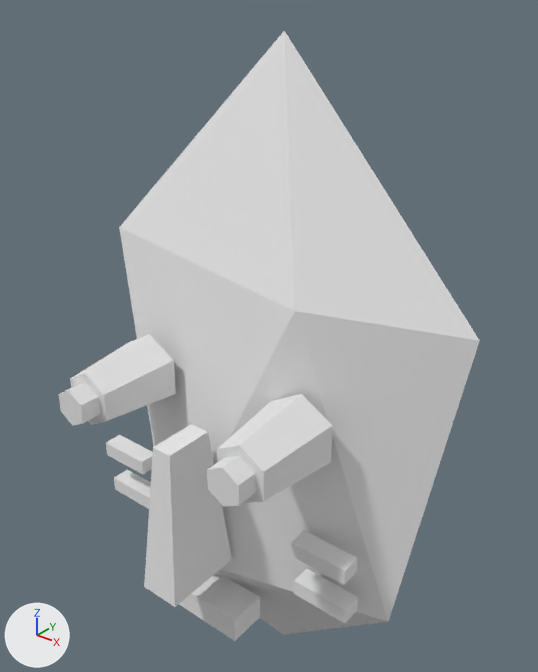
Renders of the glTF model public/models/furniture/decor/wall-mask/wall-mask-00.glb from each side of a commit.
One viewpoint serves both versions: a 50 mm lens placed at (0.202, -0.222, 0.379), pointed at (0.002, 0.029, 0.223). The lights are fixed; the arrows at lower left show +X, +Y and +Z. The older version comes first. Where no turn or scale is listed for an object, it has been applied to the vertices. Vertices at exactly the same position are counted once.

Names of what the first picture shows: 'wall_mask_00'.
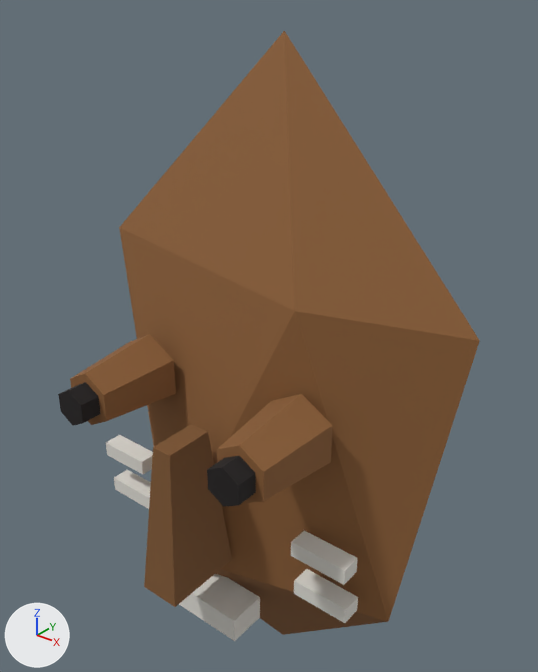
The change, as a list of edits to the scene's bpy script:
```text
Change mat_lowpolykit:
    add n2 = _N.new('ShaderNodeMix'); n2.name = 'Mix'
    add n2.data_type = 'RGBA'
    add n2.blend_type = 'MULTIPLY'
    add n2.inputs[0].default_value = 1.0  # 'Factor'
    add n2.inputs[7].default_value = (0.8, 0.8, 0.8, 1.0)  # 'B', white #e7e7e7
    add n3 = _N.new('ShaderNodeVertexColor'); n3.name = 'Color Attribute'
    where n0 = _N.new('ShaderNodeBsdfPrincipled'); n0.name = 'Principled BSDF'
    add _L.new(n2.outputs[2], n0.inputs[0])  # 'Result' to 'Base Color'
    add _L.new(n3.outputs[0], n2.inputs[6])  # 'Color' to 'A'
Change me_wall_mask_00:
    where me_wall_mask_00.from_pydata(...)  # 108 vertices, 172 faces; spans x -0.098..0.098, y -0.053..0.053, z -0.179..0.179
    used by ob_wall_mask_00; location = (0.0, 0.0, 0.1785)
    me_wall_mask_00 part 1: vertex colours changed
```

Location of each change, (x1, y1, x2, y2) in pixels of the pictures (538 x 672 px):
'wall_mask_00', recoloured (darker)
    both: (58, 31, 480, 640)
